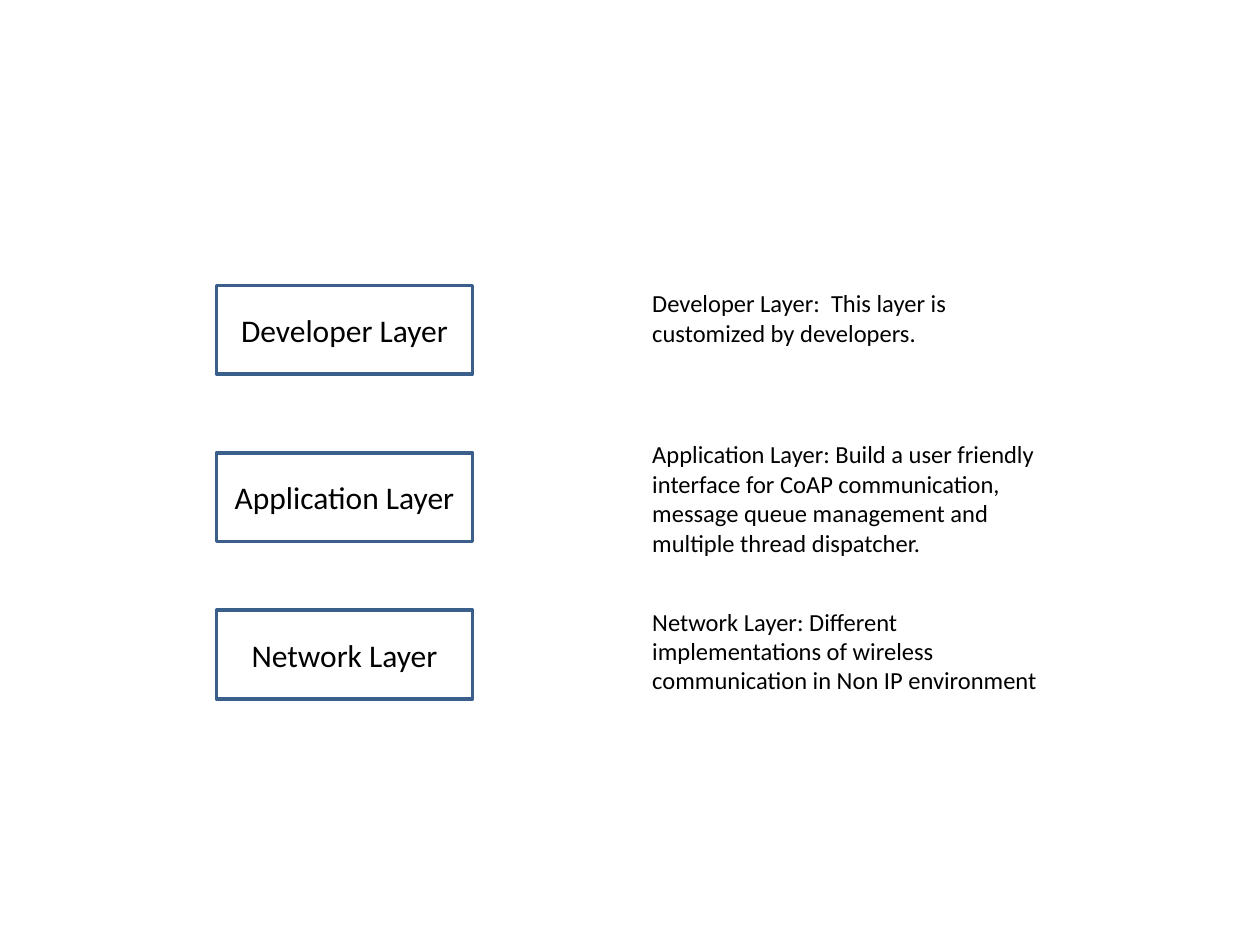
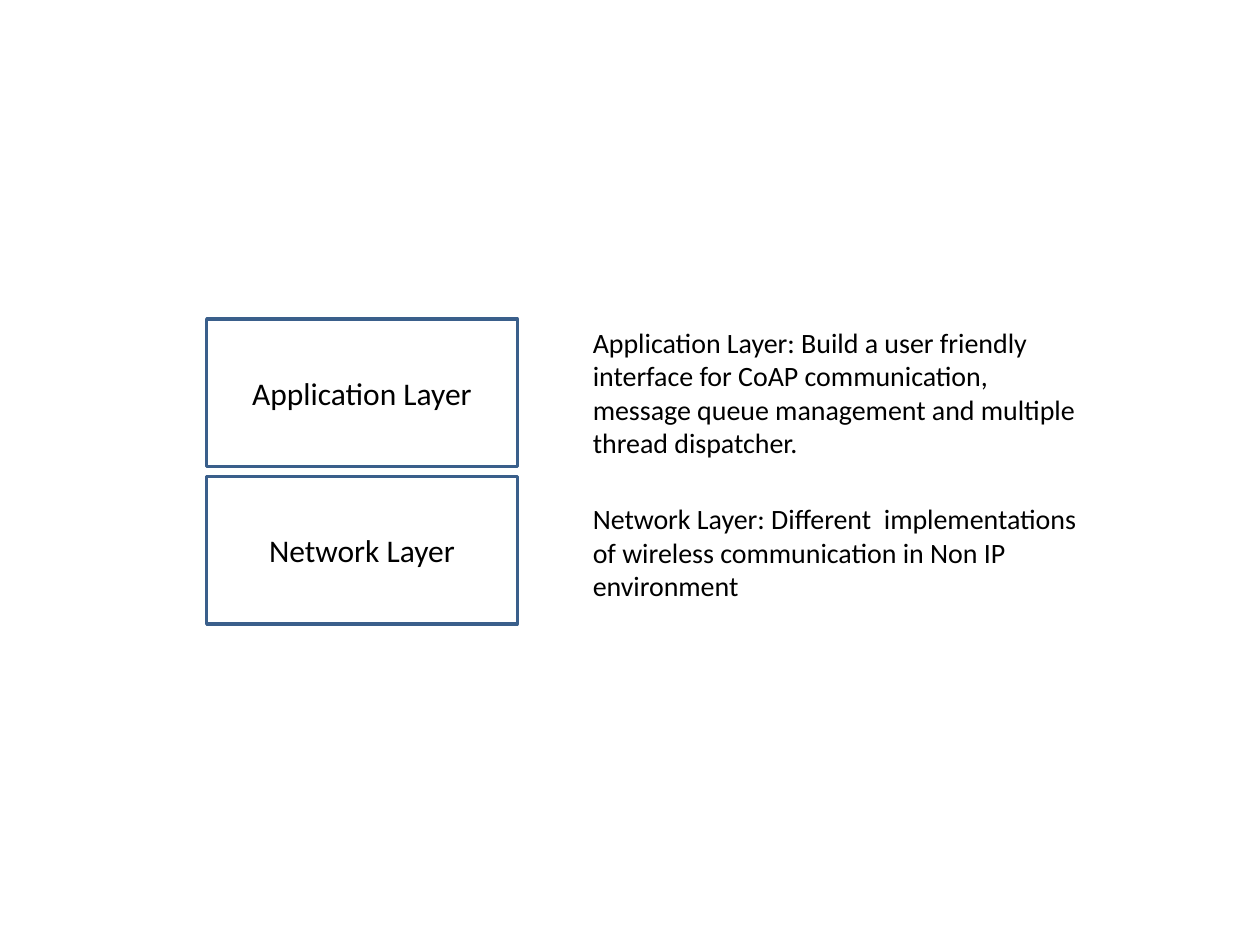
Before and after one commit to chennanoka/Thesis, a slide deck: slide 11 of ThesisImg.pptx. Drawn at 1260x945 pixels with LibreOffice and Linux fonts; fonts in the diff are those of the drawing. Boxes give left, top, right and bottom in pixels: in the first picture for what was removed or moved away, otherwise in the second. Text is boxed around its words. In the diff, an @@ line names an element or a change of style, - is before the commit and + after.

```diff
--- a/ThesisImg.pptx
+++ b/ThesisImg.pptx
@@ rectangle removed at <box>217,286,472,374</box> @@
-Developer Layer
@@ text removed at <box>652,295,946,346</box> @@
-Developer Layer: This layer is customized by developers.
@@ rectangle "Application Layer": place and size @@
-rectangle "Application Layer" at <box>217,452,472,541</box>
+rectangle "Application Layer" at <box>207,319,518,466</box>
@@ text "Application Layer: Build a user ..." at <box>593,333,1075,458</box>: size 14 to 16 pt @@
@@ text "Application Layer: Build a user ...": place and size @@
-text "Application Layer: Build a user ..." at <box>652,446,1033,556</box>
+text "Application Layer: Build a user ..." at <box>593,333,1075,458</box>
@@ rectangle "Network Layer": place and size @@
-rectangle "Network Layer" at <box>217,610,472,698</box>
+rectangle "Network Layer" at <box>207,476,518,624</box>
@@ text "Network Layer: Different implementations of ...": place and size @@
-text "Network Layer: Different implementations of ..." at <box>652,614,1036,689</box>
+text "Network Layer: Different implementations of ..." at <box>593,509,1076,597</box>
@@ text "Network Layer: Different implementations of ..." at <box>593,509,1076,597</box>: size 14 to 16 pt @@
```
Also in this commit, not shown: 59 other files.
